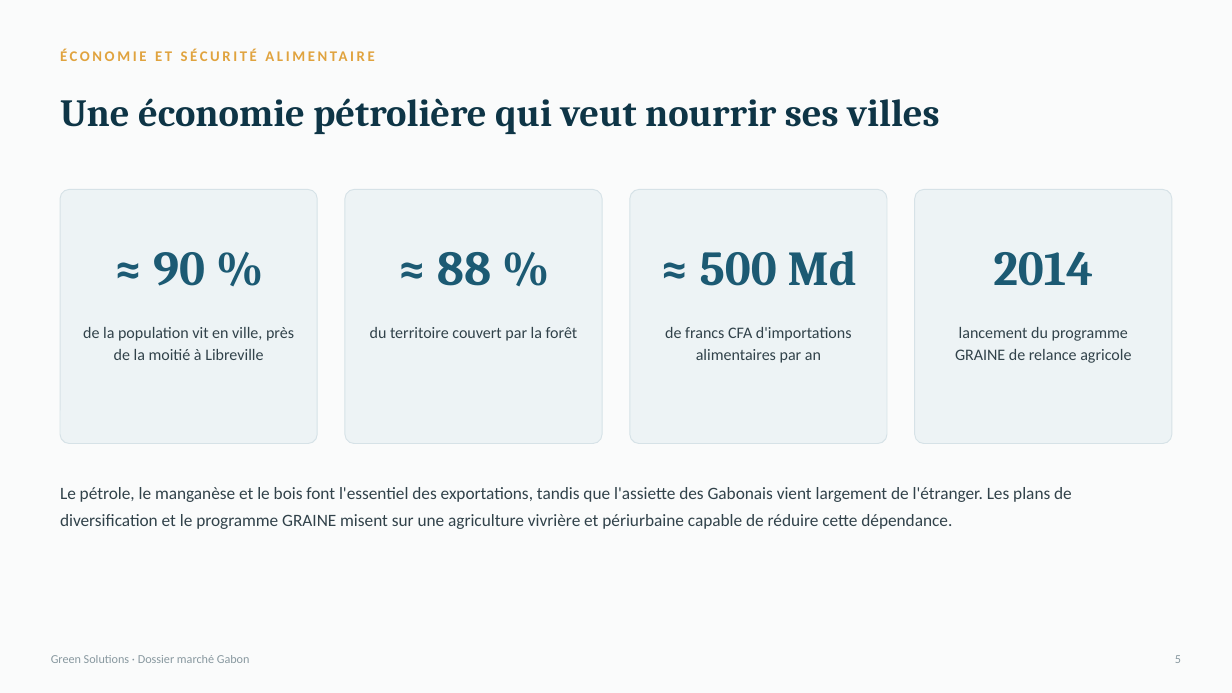
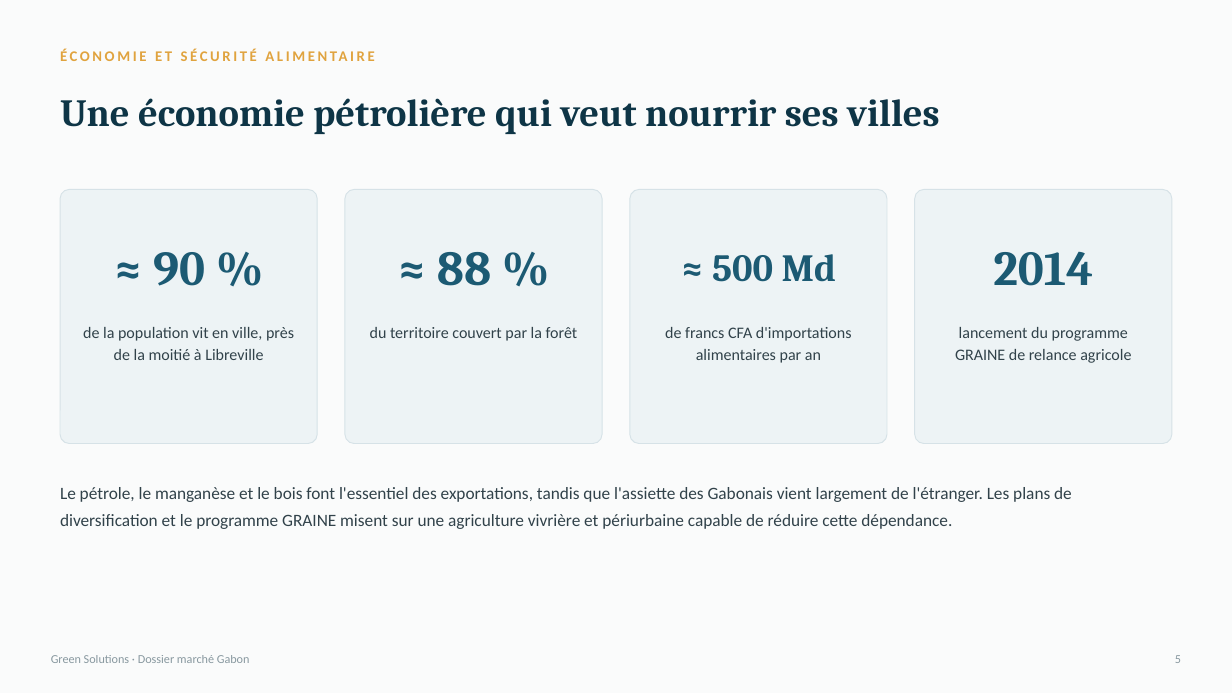
Before and after one commit to Gabes2705/green-solutions-web, a slide deck: slide 6 of public/documents/countries/gabon.pptx. Drawn at 1232x693 pixels with LibreOffice and Linux fonts; fonts in the diff are those of the drawing. Boxes give left, top, right and bottom in pixels: in the first picture for what was removed or moved away, otherwise in the second. Text is boxed around its words. In the diff, an @@ line names an element or a change of style, - is before the commit and + after.

```diff
--- a/public/documents/countries/gabon.pptx
+++ b/public/documents/countries/gabon.pptx
@@ text "≈ 500 Md" at (x1=712, y1=254, x2=836, y2=282): size 38 to 30 pt @@
```
Also in this commit, not shown: 2 other slides changed, 29 other files.
